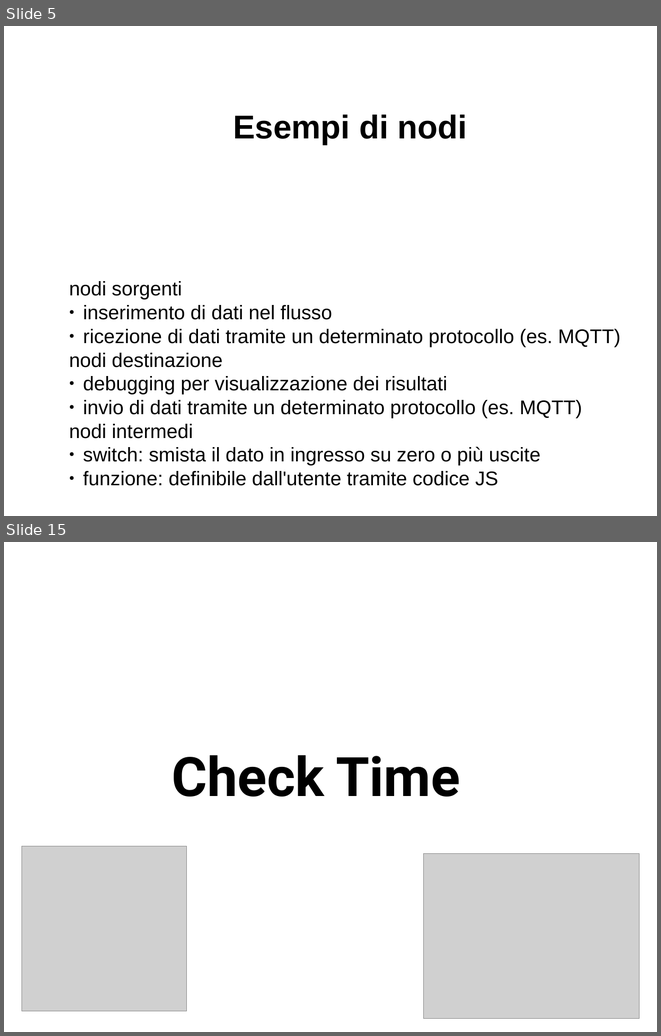
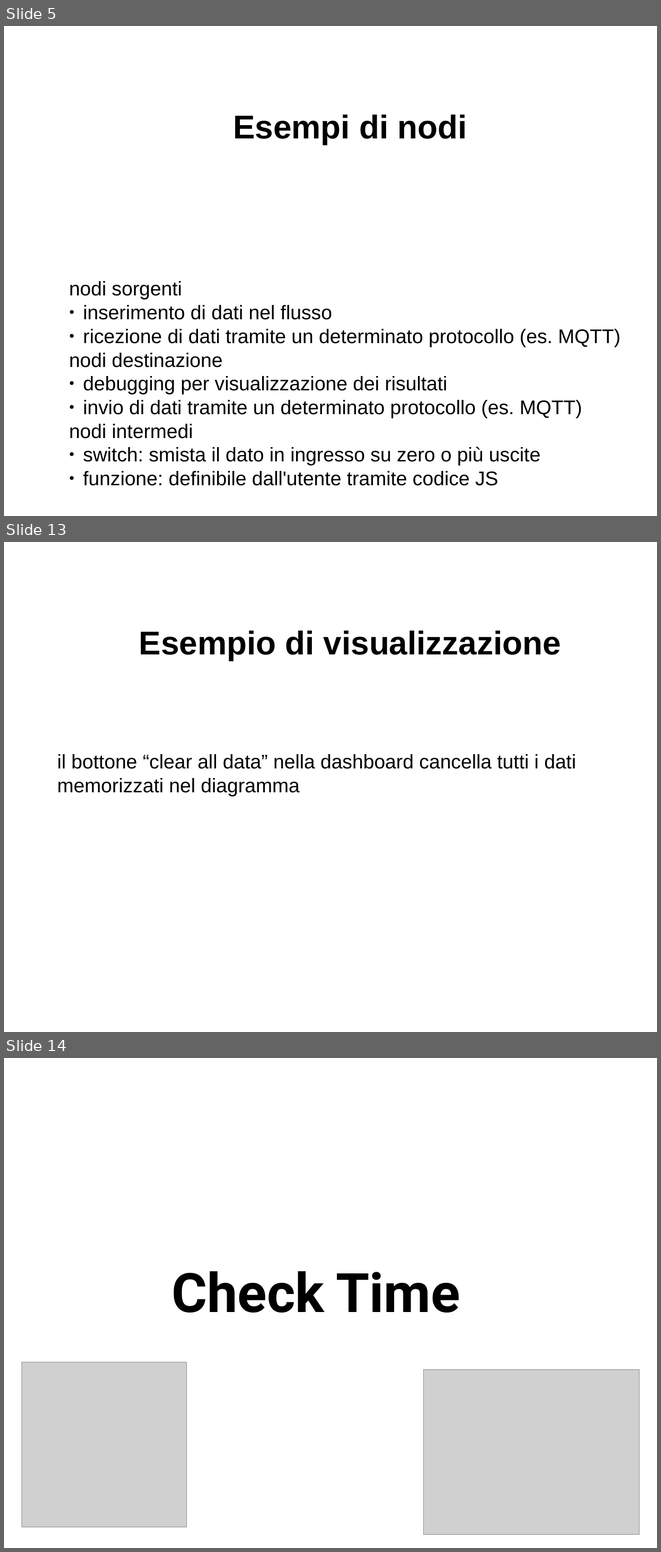
Before and after one commit to davideancona/minicorsiRAISE, a slide deck: iot/NodeRED.odp. Shown one above the other, each under a label of ours: slides 5 and 15 before the commit, slides 5, 13 and 14 after it; the slides between them are not shown. The pictures are 661x1036 and 661x1552 pixels, drawn with LibreOffice and Linux fonts; fonts in the diff are those of the drawing; grey boxes stand for pictures. Boxes give left, top, right and bottom in pixels: in the first picture for what was removed or moved away, otherwise in the second. Text is boxed around its words. In the diff, an @@ line names an element or a change of style, - is before the commit and + after.

```diff
--- a/iot/NodeRED.odp
+++ b/iot/NodeRED.odp
@@ slide 13 added at (x1=4, y1=542, x2=657, y2=1032), background #FFFFFF @@
@@ text added at (x1=139, y1=631, x2=561, y2=661), 40 pt, text #000000, bold @@
+Esempio di visualizzazione
@@ text added at (x1=57, y1=754, x2=576, y2=796), 24 pt, text #000000 @@
+il bottone “clear all data” nella dashboard cancella tutti i dati memorizzati nel diagramma
@@ what was slide 15 is now slide 14 @@
```
Also in this commit, not shown: 3 slides changed, 4 other slides added, 6 slides removed, 2 other files.
